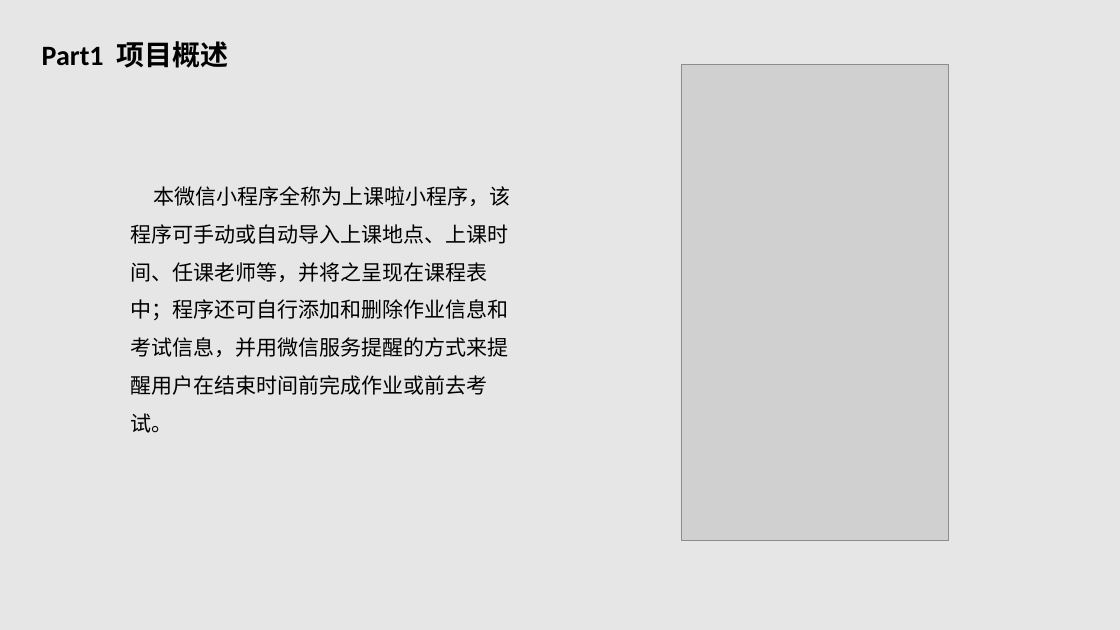
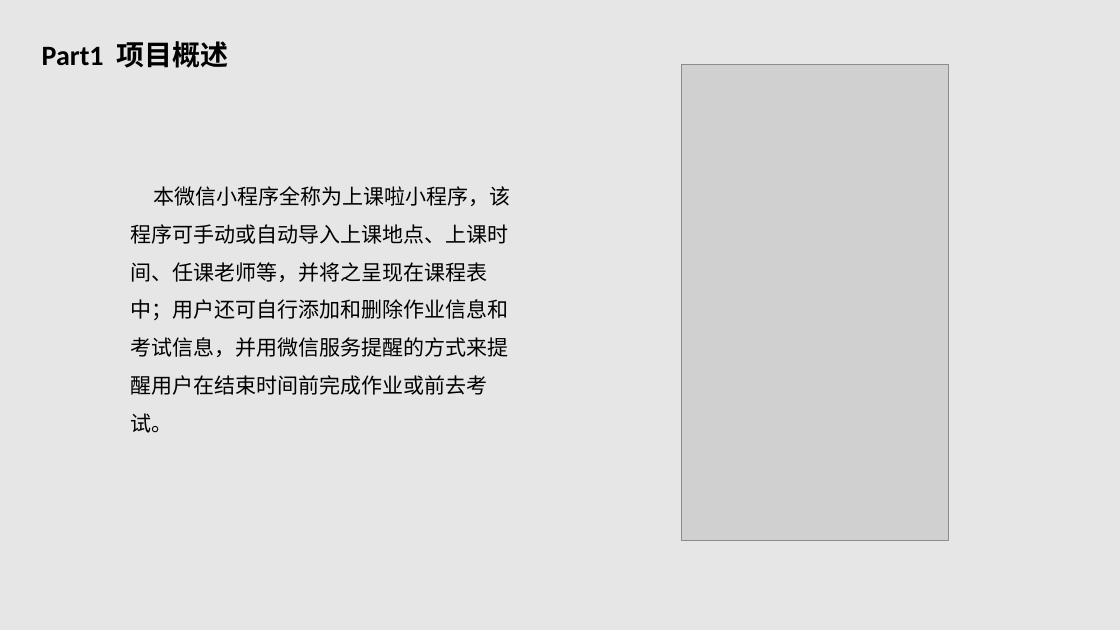
Before and after one commit to G03-LHL/SE2018--G03, a slide deck: slide 4 of 625/SE2018春-G03-项目总结PPT.pptx. Drawn at 1120x630 pixels with LibreOffice and Linux fonts; fonts in the diff are those of the drawing; grey boxes stand for pictures. Boxes give left, top, right and bottom in pixels: in the first picture for what was removed or moved away, otherwise in the second. Text is boxed around its words. In the diff, an @@ line names an element or a change of style, - is before the commit and + after.

```diff
--- a/625/SE2018春-G03-项目总结PPT.pptx
+++ b/625/SE2018春-G03-项目总结PPT.pptx
@@ text at bbox=[130, 186, 511, 395]: text changed @@
-本微信小程序全称为上课啦小程序，该程序可手动或自动导入上课地点、上课时间、任课老师等，并将之呈现在课程表中；程序还可自行添加和删除作业信息和考试信息，并用微信服务提醒的方式来提醒用户在结束时间前完成作业或前去考试。
+本微信小程序全称为上课啦小程序，该程序可手动或自动导入上课地点、上课时间、任课老师等，并将之呈现在课程表中；用户还可自行添加和删除作业信息和考试信息，并用微信服务提醒的方式来提醒用户在结束时间前完成作业或前去考试。
```
Also in this commit, not shown: 3 other slides changed, 1 slide removed, 4 other files.
